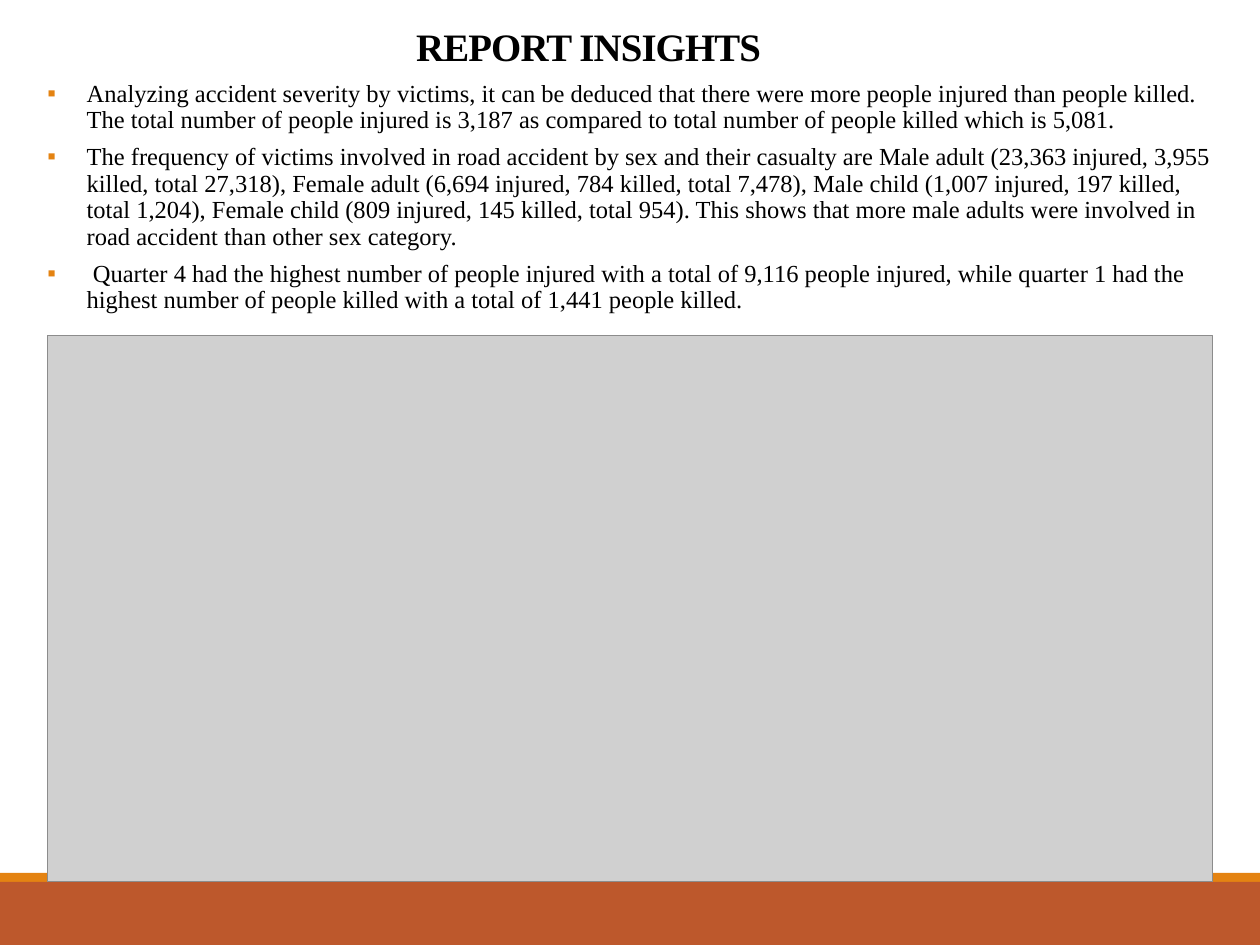
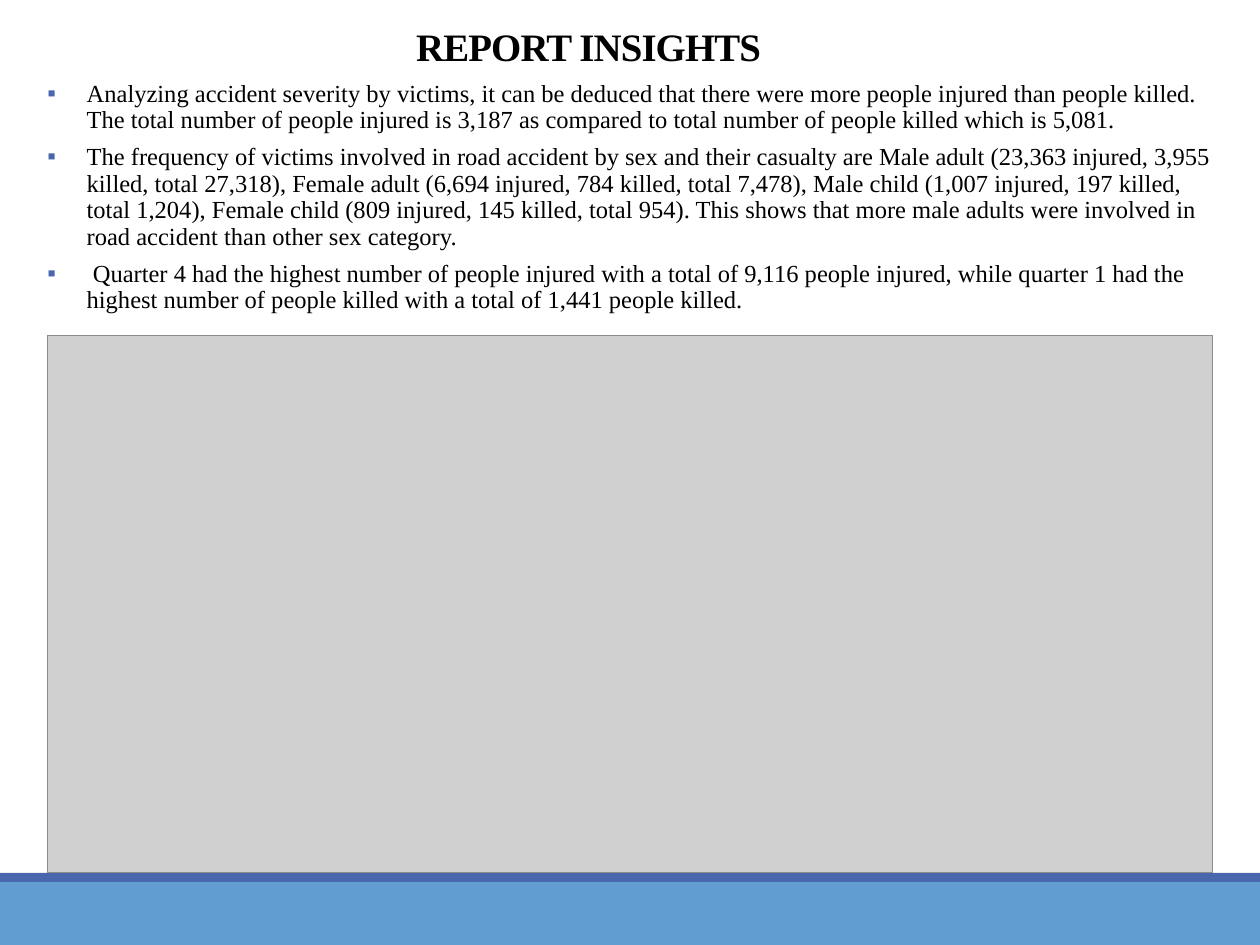
Before and after one commit to bisi-leye/RoadAccidentAnalysis, a slide deck: slide 9 of Road Accident Analysis Presentation Slides.pptx. Drawn at 1260x945 pixels with LibreOffice and Linux fonts; fonts in the diff are those of the drawing; grey boxes stand for pictures. Boxes give left, top, right and bottom in pixels: in the first picture for what was removed or moved away, otherwise in the second. Text is boxed around its words. In the diff, an @@ line names an element or a change of style, - is before the commit and + after.

```diff
--- a/Road Accident Analysis Presentation Slides.pptx
+++ b/Road Accident Analysis Presentation Slides.pptx
@@ text "Analyzing accident severity by victims, ..." at (87, 85, 1209, 314): bullet colour #E48312 to #4A66AC @@
@@ picture: place and size @@
-picture at (48, 335, 1213, 882)
+picture at (48, 335, 1213, 873)
@@ rectangle at (0, 873, 1260, 882): fill #E48312 to #4A66AC @@
@@ rectangle at (0, 882, 1260, 945): fill #BD582C to #629DD1 @@
```
Also in this commit, not shown: 10 other slides changed, 1 other file.
